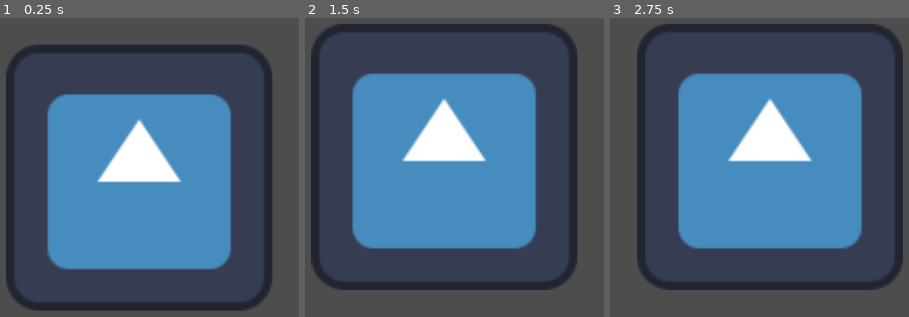
Above: before the commit, frames 1-3 (left to right).
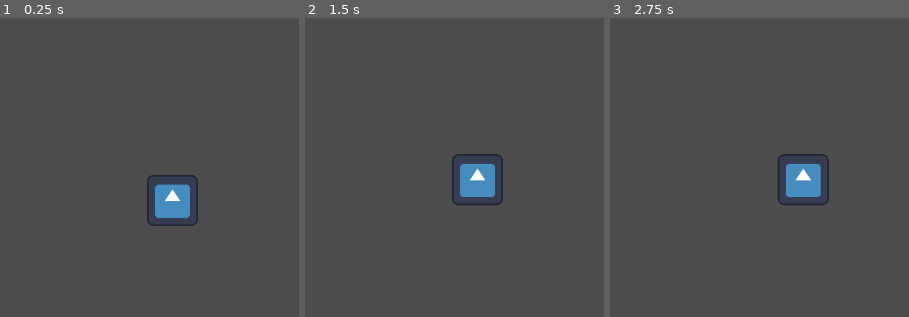
Above: after the commit, the same moments.

Repository: johannfh/RiftStrike
Game: Godot game, scene res://World.tscn
The game is run twice, just before and just after one commit, with the same random seed, the same clock (stepped at 60 frames per second) and the same inputs. The engine's default icon, where the game draws it, is replaced by a stand-in: a white triangle on a blue panel in a dark square.
Inputs (mouse positions are in pixels of both pictures, inside the frame that each line leads up to):
- Up to frame 1 (0.25 s): no input
- Up to frame 2 (1.5 s): tap Enter at 0.5 s; move the mouse to (outside the picture) at 0.52 s; right-click (outside the picture) at 0.6 s; tap Space at 1.25 s; move the mouse to (316, 224) at 1.27 s; tap S (camera_down) at 1.35 s
- Up to frame 3 (2.75 s): right-click (621, 224) at 1.55 s; tap Enter at 2 s; move the mouse to (861, 101) at 2.02 s; tap A (camera_left) at 2.1 s; right-click (861, 101) at 2.3 s

The runs differ from the first frame. In frame 1, 45% of the frame differs, in the area x 2-91%, y 9-98%; in frame 2, 45%; in frame 3, 45%.

Commit message:
begin with command pattern implementation for unit controlls

Diff:
--- a/Camera.gd
+++ b/Camera.gd
@@ -1,6 +1,8 @@
 extends Camera2D
 
 @export_range(10, 500, 1) var camera_move_speed = 150
+
+signal move_command(position: Vector2)
 
 func _process(delta: float) -> void:
 	var direction = Vector2.ZERO
@@ -10,3 +12,12 @@
 
 	direction = direction.normalized()
 	position += direction * delta * camera_move_speed
+
+	if Input.is_action_just_pressed("cursor_action_secondary"):
+		move_command.emit(get_viewport().get_final_transform().basis_xform_inv(get_global_mouse_position()))
+
+
+func _on_move_command(target: Vector2) -> void:
+	print("move units to %v" % target)
+	var units: Array[Node2D]
+	units.assign(get_tree().get_nodes_in_group("units"))
--- a/World.tscn
+++ b/World.tscn
@@ -1,34 +1,16 @@
-[gd_scene load_steps=4 format=3 uid="uid://depbhjumchk3u"]
+[gd_scene load_steps=3 format=3 uid="uid://depbhjumchk3u"]
 
 [ext_resource type="Script" path="res://Camera.gd" id="1_1s717"]
-[ext_resource type="Texture2D" uid="uid://ujk51d7h6vv5" path="res://icon.svg" id="2_am6y4"]
-
-[sub_resource type="StyleBoxFlat" id="StyleBoxFlat_huj47"]
-bg_color = Color(0.435294, 0.588235, 0.937255, 0.345098)
-border_width_left = 3
-border_width_top = 3
-border_width_right = 3
-border_width_bottom = 3
-border_color = Color(0.3192, 0.568987, 0.76, 1)
-border_blend = true
-corner_radius_top_left = 3
-corner_radius_top_right = 3
-corner_radius_bottom_right = 3
-corner_radius_bottom_left = 3
-corner_detail = 5
+[ext_resource type="PackedScene" uid="uid://cxi70ygv1ky5l" path="res://units/UnitBasic.tscn" id="3_krmwc"]
 
 [node name="World" type="Node2D"]
 
-[node name="UI" type="CanvasLayer" parent="."]
-
-[node name="Camera" type="Camera2D" parent="UI"]
+[node name="Camera" type="Camera2D" parent="."]
 zoom = Vector2(3, 3)
 script = ExtResource("1_1s717")
 
-[node name="Panel" type="Panel" parent="UI"]
-scale = Vector2(0.99077, 1.00315)
-theme_override_styles/panel = SubResource("StyleBoxFlat_huj47")
+[node name="Units" type="Node2D" parent="."]
 
-[node name="Icon" type="Sprite2D" parent="."]
-position = Vector2(-16, -11)
-texture = ExtResource("2_am6y4")
+[node name="Unit" parent="Units" instance=ExtResource("3_krmwc")]
+
+[connection signal="move_command" from="Camera" to="Camera" method="_on_move_command"]
--- /dev/null
+++ b/commands/command.gd
@@ -0,0 +1,5 @@
+class_name Command
+extends Object
+
+func execute(unit: Unit, data: Object = null) -> void:
+	pass
--- /dev/null
+++ b/commands/movement_command.gd
@@ -0,0 +1,14 @@
+class_name MovementCommand
+extends Command
+
+enum MoveType { Walk, Attack }
+
+class Params:
+	var target: Vector2
+	var move_type: MoveType
+
+	func _init(target: Vector2, move_type: MoveType = MoveType.Walk) -> void:
+		self.target = target
+
+func execute(unit: Unit, data: Object = null) -> void:
+	var params = data as Params
--- a/project.godot
+++ b/project.godot
@@ -17,12 +17,12 @@
 
 [input]
 
-LeftClick={
+cursor_action_primary={
 "deadzone": 0.5,
 "events": [Object(InputEventMouseButton,"resource_local_to_scene":false,"resource_name":"","device":-1,"window_id":0,"a …(258 unchanged characters)…
 ]
 }
-RightClick={
+cursor_action_secondary={
 "deadzone": 0.5,
 "events": [Object(InputEventMouseButton,"resource_local_to_scene":false,"resource_name":"","device":-1,"window_id":0,"a …(258 unchanged characters)…
 ]
--- /dev/null
+++ b/unit_controllers/unit_controller.gd
@@ -0,0 +1,6 @@
+class_name UnitController
+extends Node
+
+var unit: Unit
+
+var movement_command := MovementCommand.new()
--- /dev/null
+++ b/units/UnitBasic.tscn
@@ -0,0 +1,17 @@
+[gd_scene load_steps=4 format=3 uid="uid://cxi70ygv1ky5l"]
+
+[ext_resource type="Texture2D" uid="uid://ujk51d7h6vv5" path="res://icon.svg" id="1_auodm"]
+[ext_resource type="Script" path="res://units/unit_basic.gd" id="1_lkcib"]
+
+[sub_resource type="RectangleShape2D" id="RectangleShape2D_00oxo"]
+
+[node name="Unit" type="CharacterBody2D"]
+script = ExtResource("1_lkcib")
+
+[node name="CollisionShape" type="CollisionShape2D" parent="."]
+scale = Vector2(1.26268, 1.26268)
+shape = SubResource("RectangleShape2D_00oxo")
+
+[node name="Sprite" type="Sprite2D" parent="."]
+scale = Vector2(0.191337, 0.191337)
+texture = ExtResource("1_auodm")
--- /dev/null
+++ b/units/unit.gd
@@ -0,0 +1,5 @@
+class_name Unit
+extends CharacterBody2D
+
+func go_towards(target: Vector2, queue: bool = false):
+	pass
--- /dev/null
+++ b/units/unit_basic.gd
@@ -0,0 +1,15 @@
+extends Unit
+
+var target = Vector2()
+enum Action { Walk, Attack }
+var action = Action.Walk
+
+func walk_towards(destination: Vector2, append: bool):
+	target = destination
+	action = Action.Walk
+
+func _ready() -> void:
+	target = position
+
+func _process(delta: float) -> void:
+	pass
--- /dev/null
+++ b/world.gd
@@ -0,0 +1 @@
+extends Node2D
Not shown, changed: .gitignore
